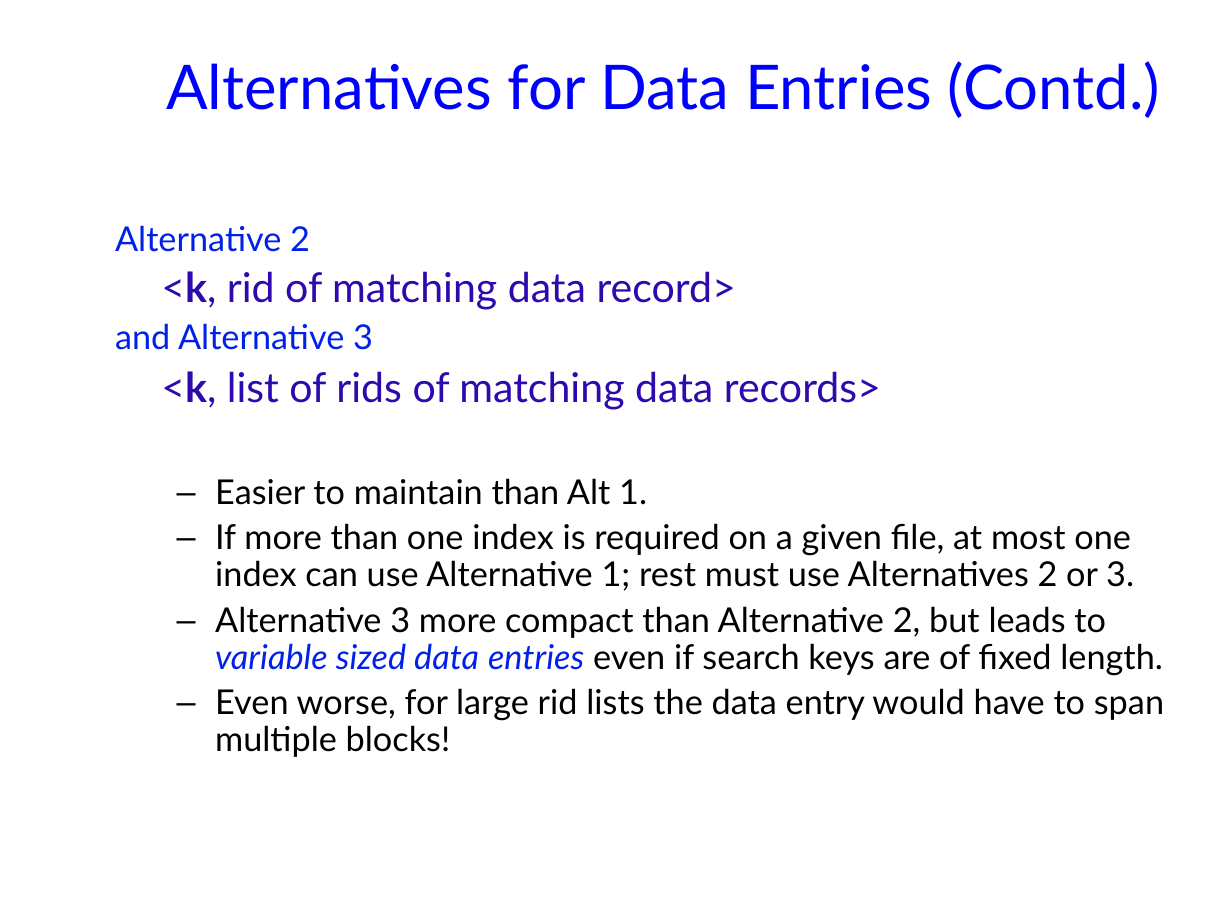
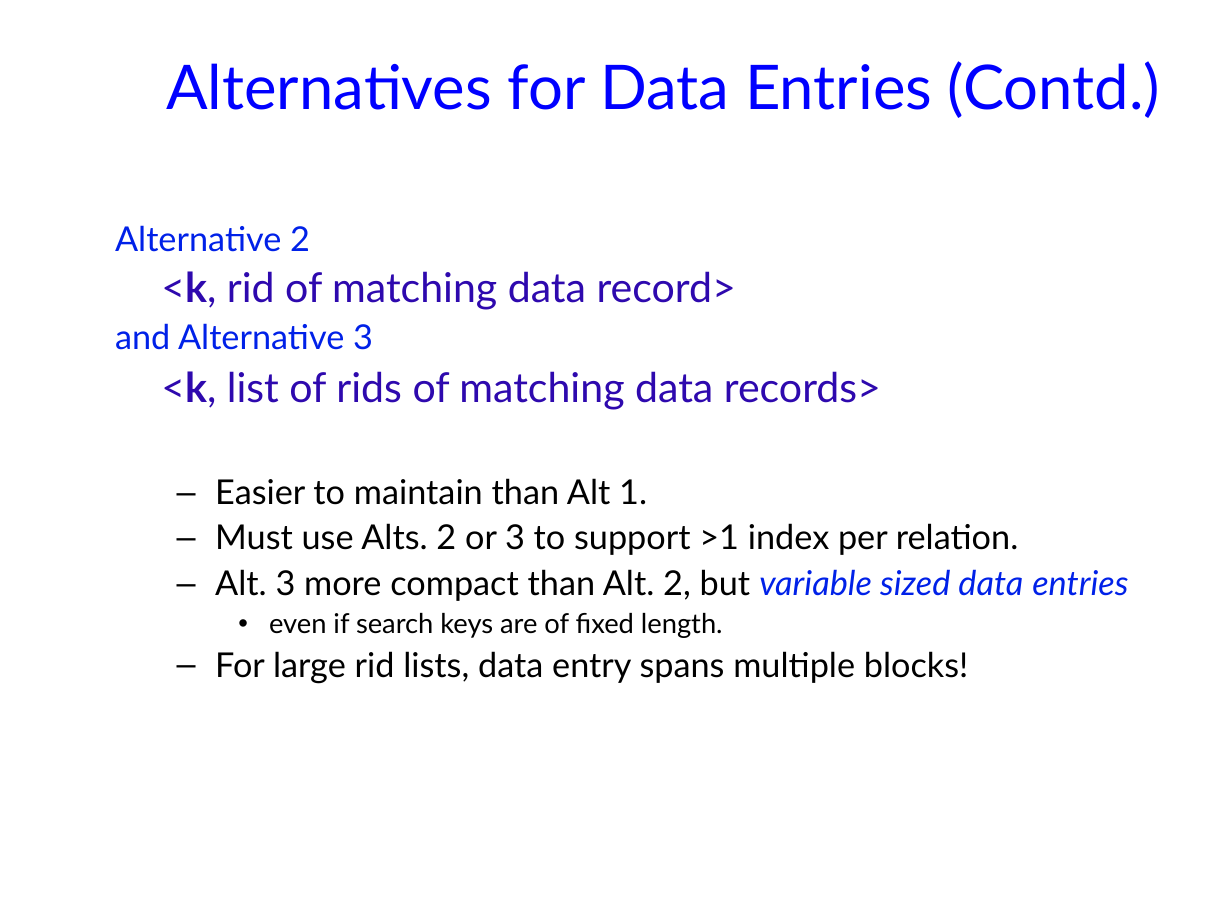
Before and after one commit to jhellerstein/cs186-09, a slide deck: slide 18 of lecs/05-FilesIndexes.ppt. Drawn at 1232x924 pixels with LibreOffice and Linux fonts; fonts in the diff are those of the drawing; background and template pictures are left out. Boxes give left, top, right and bottom in pixels: in the first picture for what was removed or moved away, otherwise in the second. Text is boxed around its words. In the diff, an @@ line names an element or a change of style, - is before the commit and + after.

```diff
--- a/lecs/05-FilesIndexes.ppt
+++ b/lecs/05-FilesIndexes.ppt
@@ text at (x1=215, y1=523, x2=1128, y2=684): text changed @@
-  – If more than one index is required on a given file, at most one index can use Alternative 1; rest must use Alternatives 2 or 3.
-  – Alternative 3 more compact than Alternative 2, but leads to variable sized data entries even if search keys are of fixed length.
-  – Even worse, for large rid lists the data entry would have to span multiple blocks!
+  – Must use Alts. 2 or 3 to support >1 index per relation.
+  – Alt. 3 more compact than Alt. 2, but variable sized data entries
+    • even if search keys are of fixed length.
+  – For large rid lists, data entry spans multiple blocks!
```
Also in this commit, not shown: 9 other slides changed, 1 other file.
